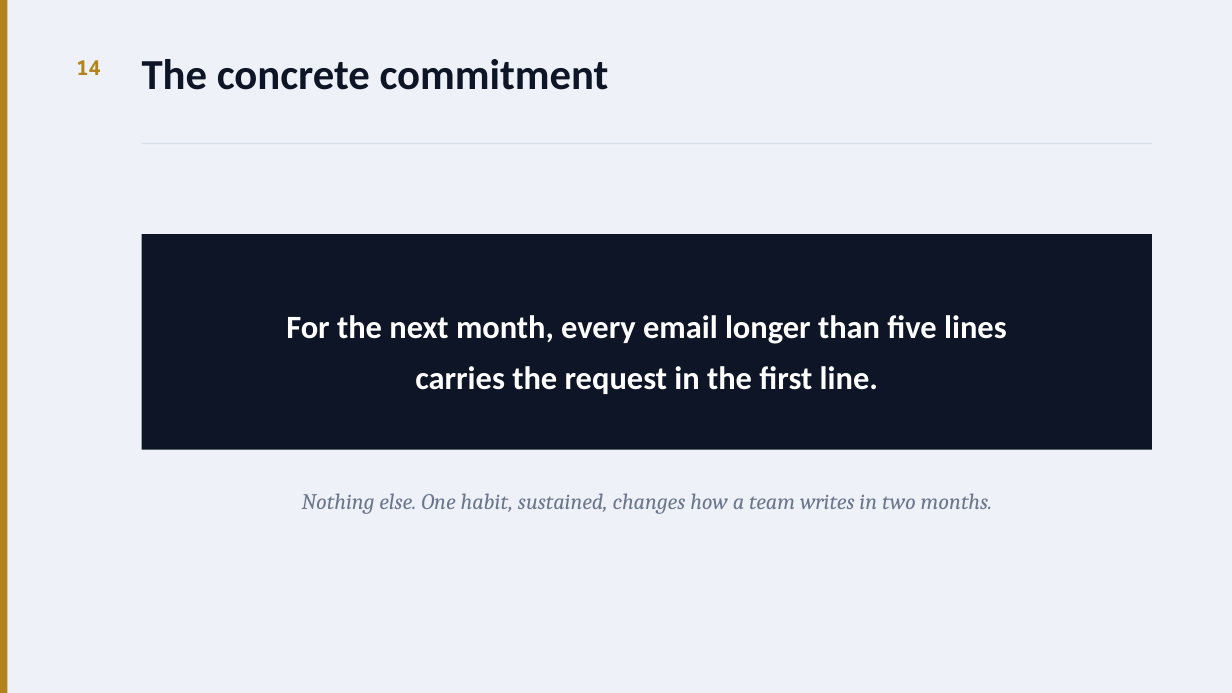
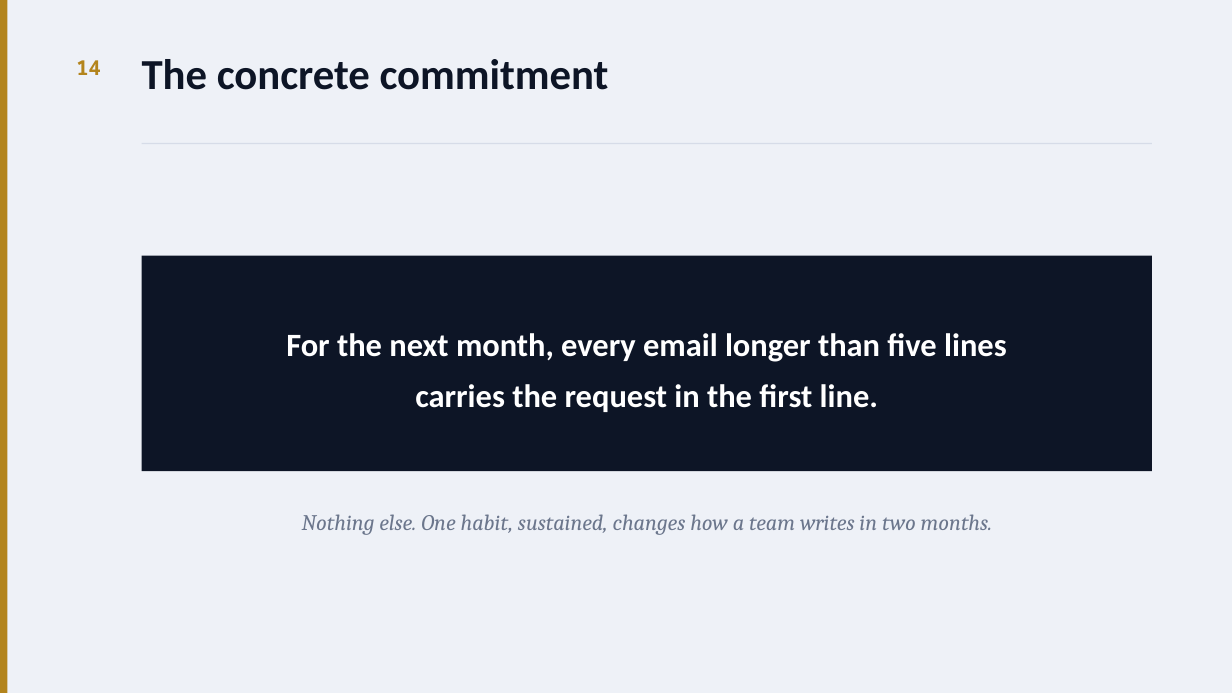
Before and after one commit to jonathanvazh/conclusion-first, a slide deck: slide 15 of Workshop-Conclusion-First.pptx. Drawn at 1232x693 pixels with LibreOffice and Linux fonts; fonts in the diff are those of the drawing. Boxes give left, top, right and bottom in pixels: in the first picture for what was removed or moved away, otherwise in the second. Text is boxed around its words. In the diff, an @@ line names an element or a change of style, - is before the commit and + after.

```diff
--- a/Workshop-Conclusion-First.pptx
+++ b/Workshop-Conclusion-First.pptx
@@ rectangle: place and size @@
-rectangle at [142, 234, 1152, 450]
+rectangle at [142, 256, 1152, 472]
@@ text "For the next month, every ...": place and size @@
-text "For the next month, every ..." at [286, 315, 1007, 394]
+text "For the next month, every ..." at [286, 333, 1007, 412]
@@ text "Nothing else. One habit, sustained, ...": place and size @@
-text "Nothing else. One habit, sustained, ..." at [302, 493, 992, 514]
+text "Nothing else. One habit, sustained, ..." at [302, 514, 992, 535]
```
Also in this commit, not shown: 9 other slides changed, 13 other files.
